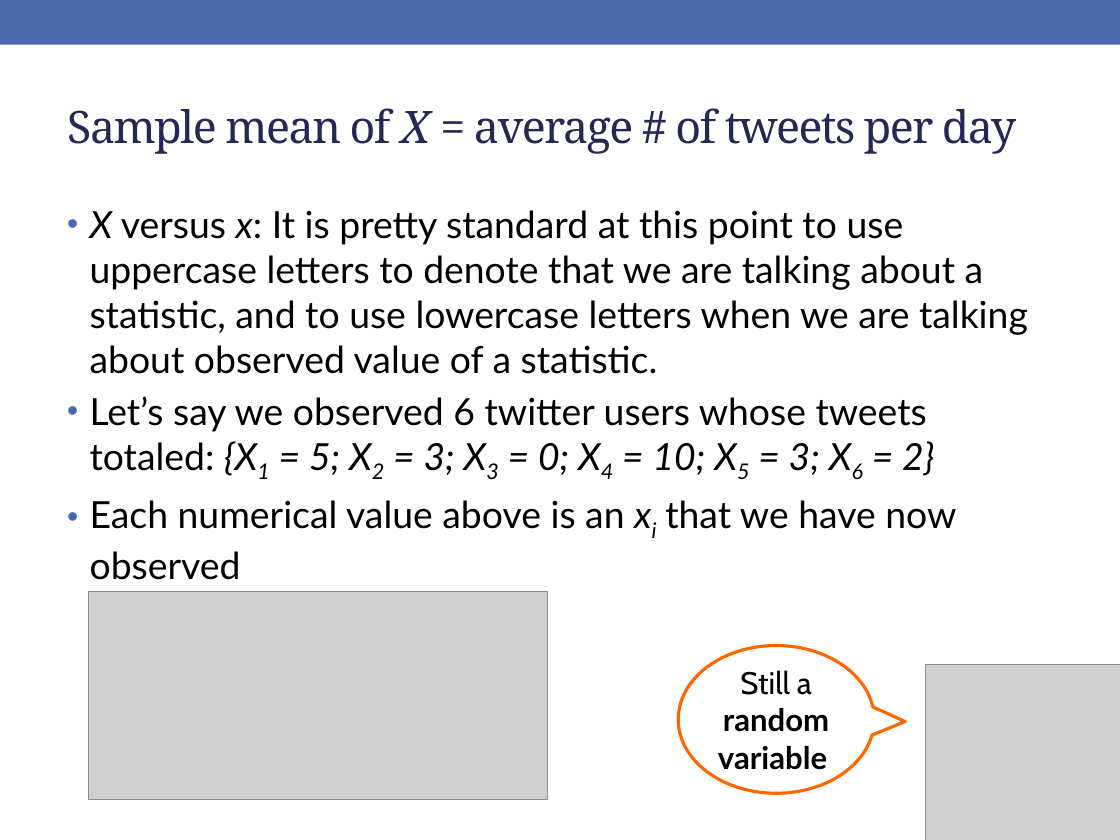
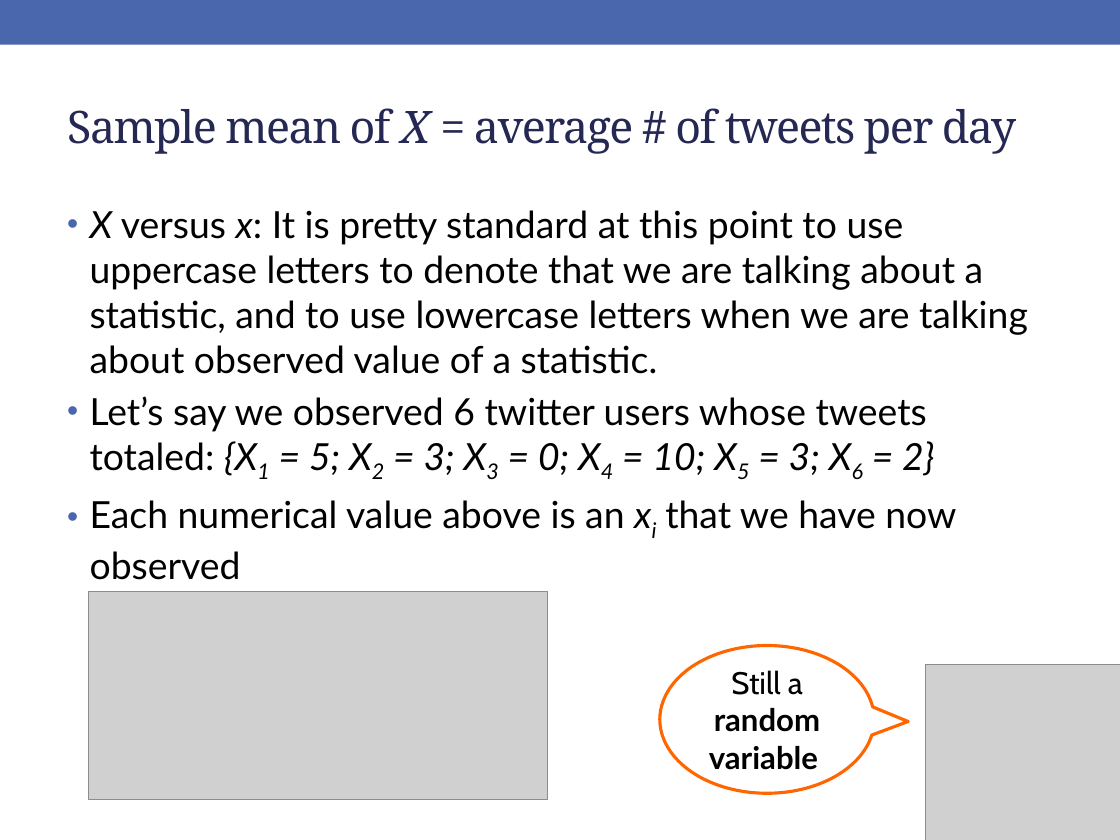
Before and after one commit to rebeccal/ohsu-math630, a slide deck: slide 18 of slides/cm042.pptx. Drawn at 1120x840 pixels with LibreOffice and Linux fonts; fonts in the diff are those of the drawing; grey boxes stand for pictures. Boxes give left, top, right and bottom in pixels: in the first picture for what was removed or moved away, otherwise in the second. Text is boxed around its words. In the diff, an @@ line names an element or a change of style, - is before the commit and + after.

```diff
--- a/slides/cm042.pptx
+++ b/slides/cm042.pptx
@@ speech bubble "Still a random variable": place and size @@
-speech bubble "Still a random variable" at <box>679,645,875,793</box>
+speech bubble "Still a random variable" at <box>660,645,874,793</box>
```
Also in this commit, not shown: 15 other slides changed, 4 other files.
